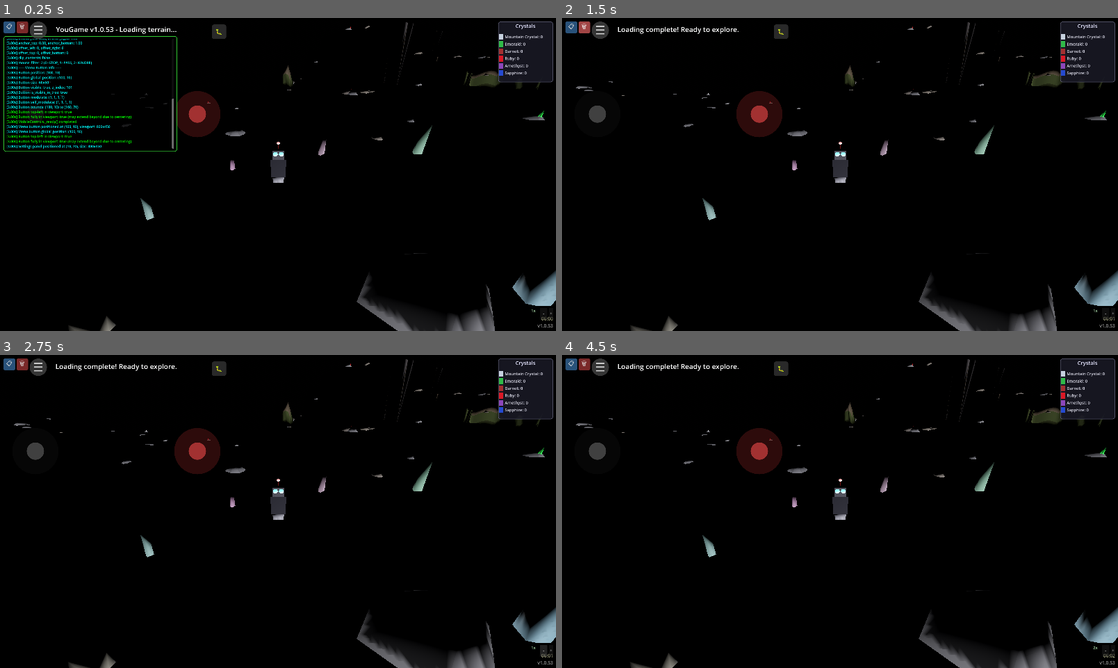
Above: before the commit, frames 1-4 (two rows, left to right).
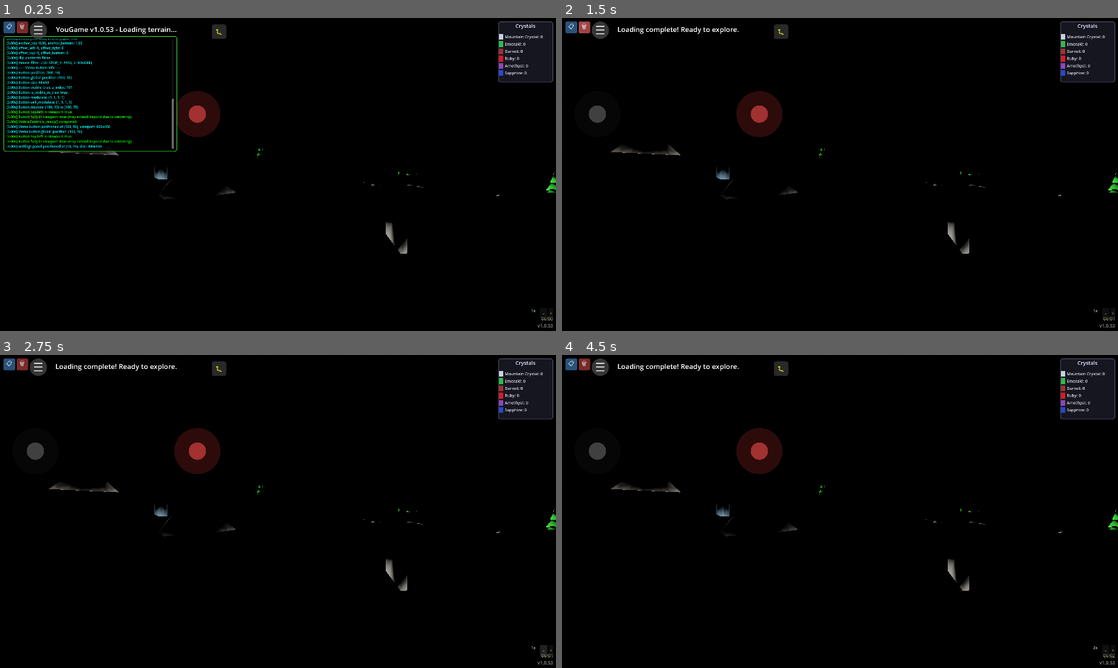
Above: after the commit, the same moments.

Repository: felix-dieterle/YouGame_godot4_public
Game: Godot game, scene res://scenes/main.tscn
Same seed, same stepped clock (60 frames per second), same inputs: the game is played once before the commit and once after it.
Inputs:
- Up to frame 1 (0.25 s): no input
- Up to frame 2 (1.5 s): click "📋" at 0.5 s; click "🗑" at 1.25 s
- Up to frame 3 (2.75 s): click "-" at 2 s
- Up to frame 4 (4.5 s): click "+" at 2.75 s; click "☰" at 3.5 s; click "▶ Resume Game" at 4.25 s

The runs differ from the first frame. In frame 1, 3.2% of the frame differs, in the area x 2-100%, y 1-100%; in frame 2, 3.3%; in frame 3, 3.3%; in frame 4, 3.3%.

Commit message:
Set first person view as default and ensure camera initializes correctly
Co-authored-by: felix-dieterle <1490062+felix-dieterle@users.noreply.github.com>

Diff:
--- a/scripts/player.gd
+++ b/scripts/player.gd
@@ -23,7 +23,7 @@
 
 # Camera
 var camera: Camera3D
-var is_first_person: bool = false
+var is_first_person: bool = true
 var head_bob_time: float = 0.0
 
 # Camera rotation (for mouse/joystick look)
@@ -90,6 +90,13 @@
 
     # Load saved player state if available
     _load_saved_state()
+
+    # Update camera to match initial is_first_person state (if no saved state loaded)
+    if not SaveGameManager.has_save_file():
+        _update_camera()
+        # Update robot parts visibility for initial first-person mode
+        for part in robot_parts:
+            part.visible = not is_first_person
 
 
 func _physics_process(delta) -> void:
